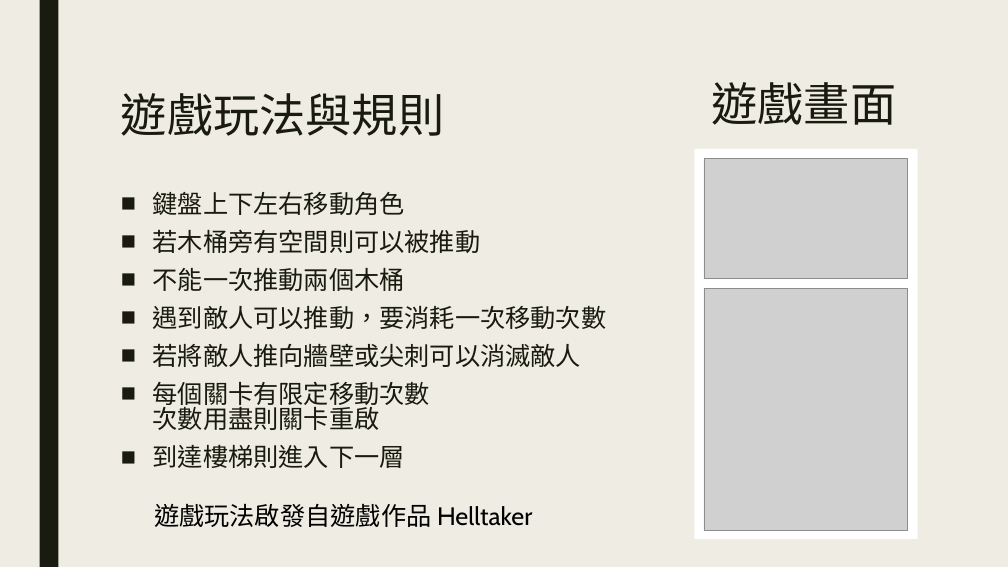
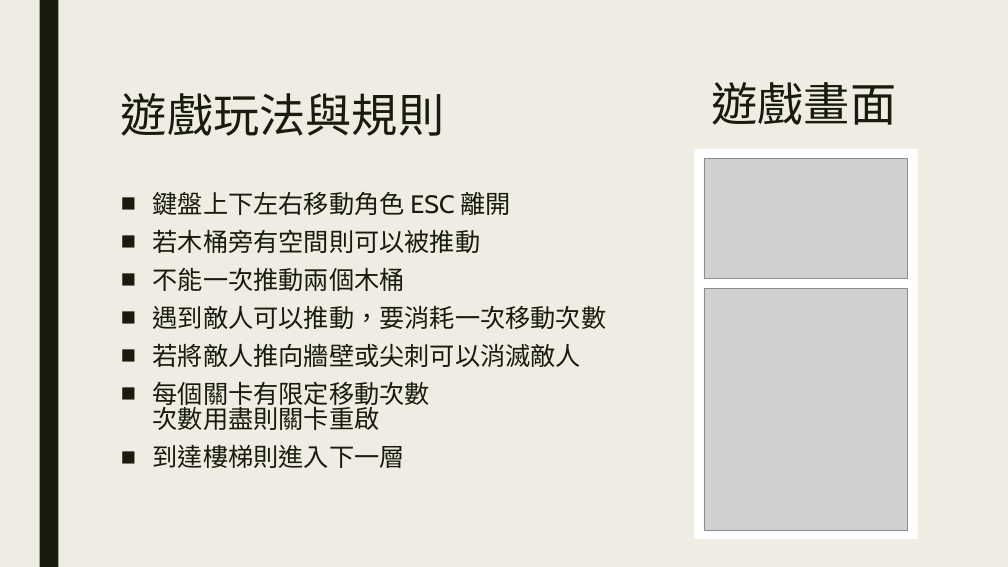
Before and after one commit to lin157644/ncu-asm-final-project, a slide deck: slide 2 of group19.pptx. Drawn at 1008x567 pixels with LibreOffice and Linux fonts; fonts in the diff are those of the drawing; grey boxes stand for pictures. Boxes give left, top, right and bottom in pixels: in the first picture for what was removed or moved away, otherwise in the second. Text is boxed around its words. In the diff, an @@ line names an element or a change of style, - is before the commit and + after.

```diff
--- a/group19.pptx
+++ b/group19.pptx
@@ text at <box>153,192,510,215</box>: text changed @@
-■ 鍵盤上下左右移動角色
+■ 鍵盤上下左右移動角色 ESC 離開
@@ text removed at <box>154,504,532,527</box> @@
-遊戲玩法啟發自遊戲作品 Helltaker
```
Also in this commit, not shown: 3 other slides changed, 3 other files.
